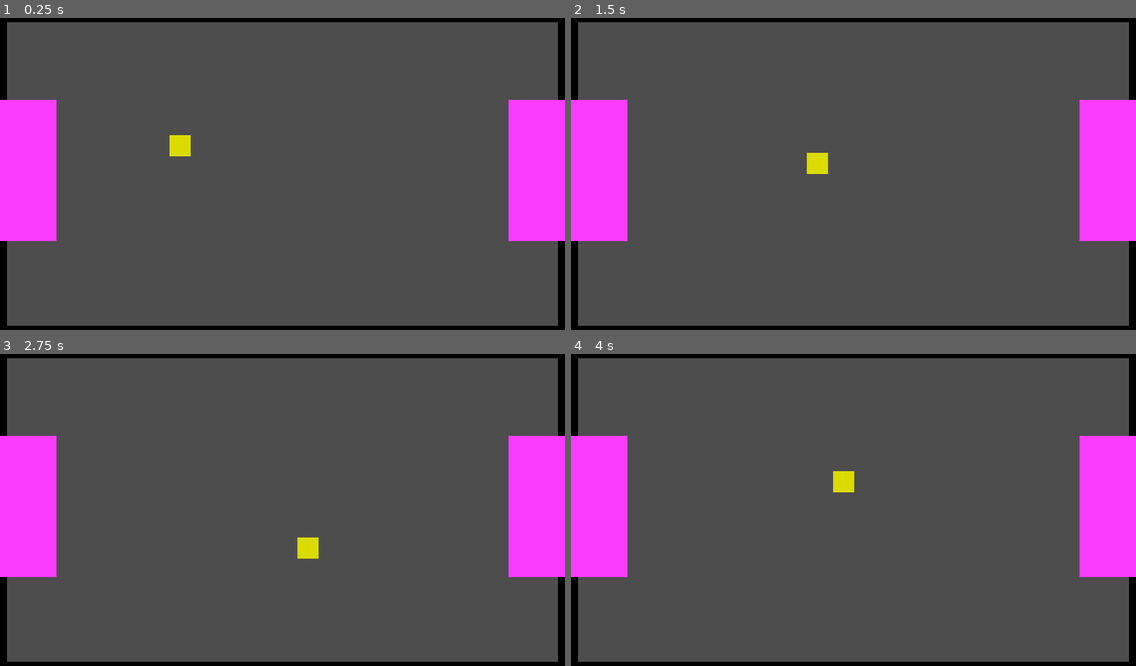
Above: before the commit, frames 1-4 (two rows, left to right).
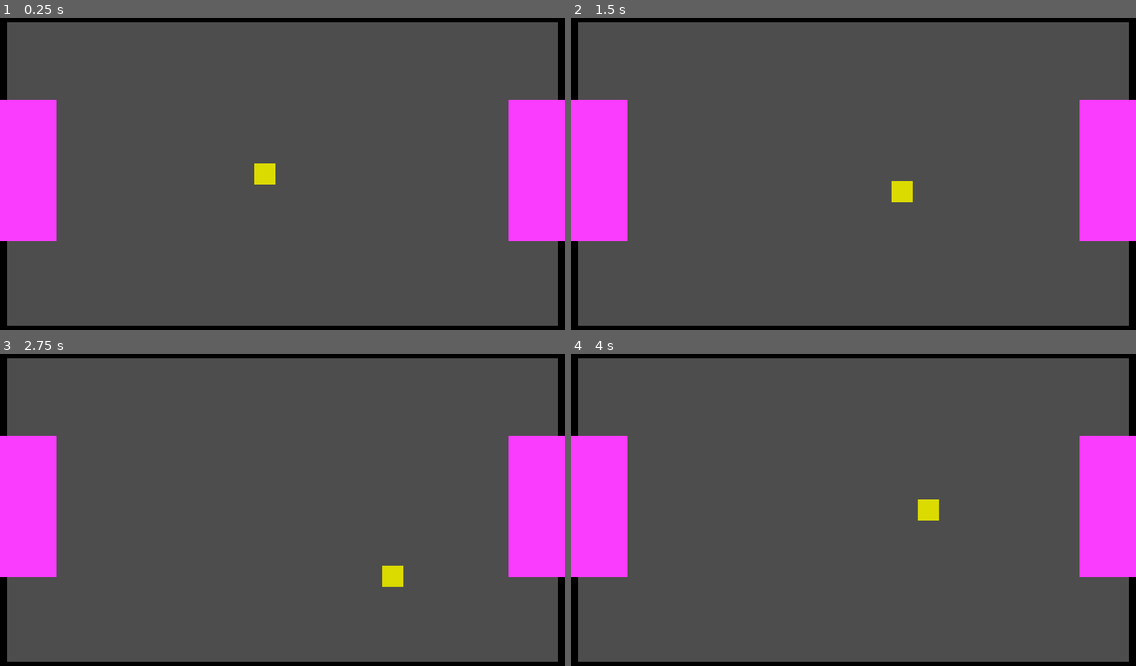
Above: after the commit, the same moments.

Repository: CrazyGG3r/fyp_try2
Game: Godot game, scene res://Scenes/main.tscn
Same seed, same stepped clock (60 frames per second), same inputs: the game is played once before the commit and once after it.
Inputs:
- Up to frame 1 (0.25 s): no input
- Up to frame 2 (1.5 s): tap Enter at 0.5 s; hold Right (ui_right) 0.53-1.28 s; hold Down (ui_down) from 1.28 s (still down)
- Up to frame 3 (2.75 s): release Down (ui_down) at 2.03 s; hold Right (ui_right) from 2.03 s (still down)
- Up to frame 4 (4 s): release Right (ui_right) at 2.78 s; hold Up (ui_up) 2.78-3.53 s; hold Left (ui_left) from 3.53 s (still down)

The runs differ from the first frame. In frame 1, 0.5% of the frame differs, in the area x 30-49%, y 37-54%; in frame 2, 0.5%; in frame 3, 0.5%; in frame 4, 0.5%.

Commit message:
envir chanegs

Diff:
--- a/Environment/Scenes/main.tscn
+++ b/Environment/Scenes/main.tscn
@@ -21,7 +21,7 @@
 position = Vector2(640, 712)
 
 [node name="abdomen" parent="." instance=ExtResource("1_ccva3")]
-position = Vector2(408, 296)
+position = Vector2(600, 360)
 
 [node name="Goal_left" parent="." instance=ExtResource("5_auabh")]
 position = Vector2(64, 352)
